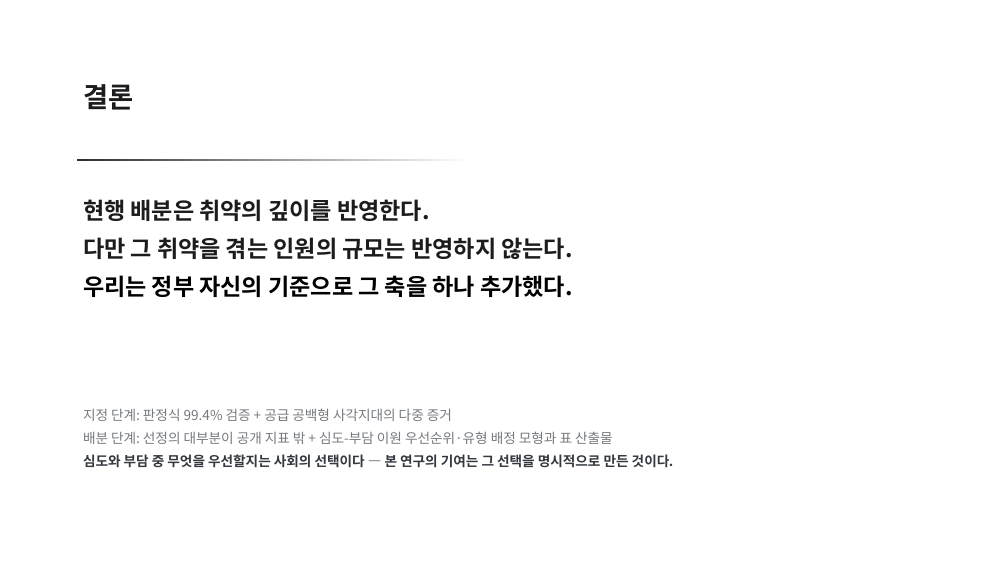
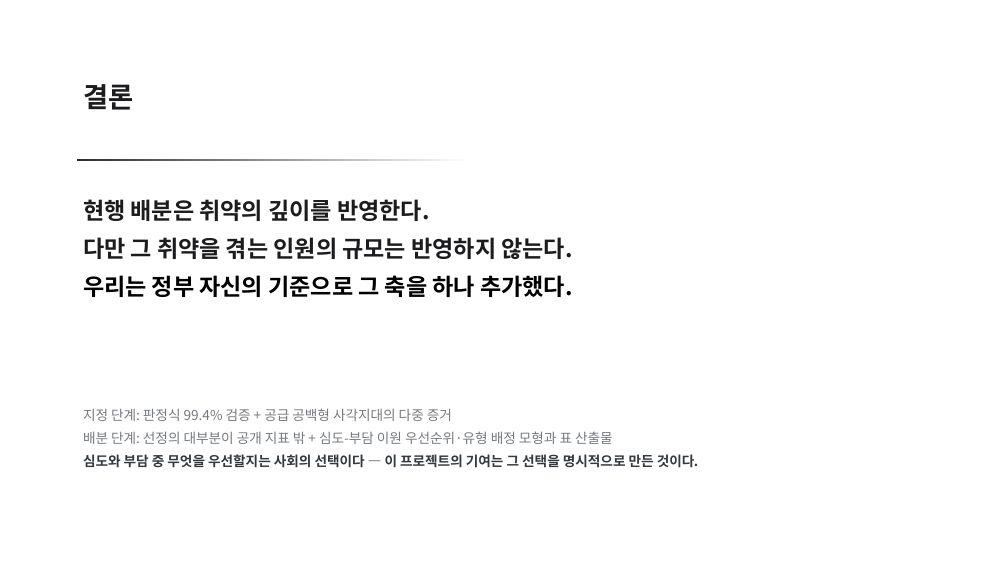
Before and after one commit to karvvan/maternity-care-policy-audit, a slide deck: slide 21 of 04_제출물/데이터분석_결과보고서.pptx. Drawn at 1008x567 pixels with LibreOffice and Linux fonts; fonts in the diff are those of the drawing. Boxes give left, top, right and bottom in pixels: in the first picture for what was removed or moved away, otherwise in the second. Text is boxed around its words. In the diff, an @@ line names an element or a change of style, - is before the commit and + after.

Commit message:
용어 정리: 연구 → 프로젝트, 연구 질문 → 핵심 질문, RQ → Q
학술 연구가 아니라 제도 감사와 도구 제작에 가까우므로 표현을 맞춘다.
RQ는 Research Question 약어라 '연구'를 뺀 이상 함께 바꿔야 앞뒤가 맞는다.

- 보고서: 연구 61회·RQ 11회 전량 정리. §9 '연구의 한계' → '분석의 한계',
  §1.5 '연구 질문' → '핵심 질문', '제도를 감사하는 연구는' → '작업은' 등
  자리마다 자연스러운 말로 바꿔 기계적 치환을 피했다. 26쪽 유지.
- 결과보고서 PPT: 제출본에 문단 18개 패치(재생성 아님). 표지 등 편집 보존.
- 계획서 PPT: 생성기만 수정. 편집 중이라 제출본 반영은 보류.

```diff
--- a/04_제출물/데이터분석_결과보고서.pptx
+++ b/04_제출물/데이터분석_결과보고서.pptx
@@ text at (83,454,698,468): text changed @@
-심도와 부담 중 무엇을 우선할지는 사회의 선택이다 — 본 연구의 기여는 그 선택을 명시적으로 만든 것이다.
+심도와 부담 중 무엇을 우선할지는 사회의 선택이다 — 이 프로젝트의 기여는 그 선택을 명시적으로 만든 것이다.
```
Also in this commit, not shown: 8 other slides changed, 7 other files.
